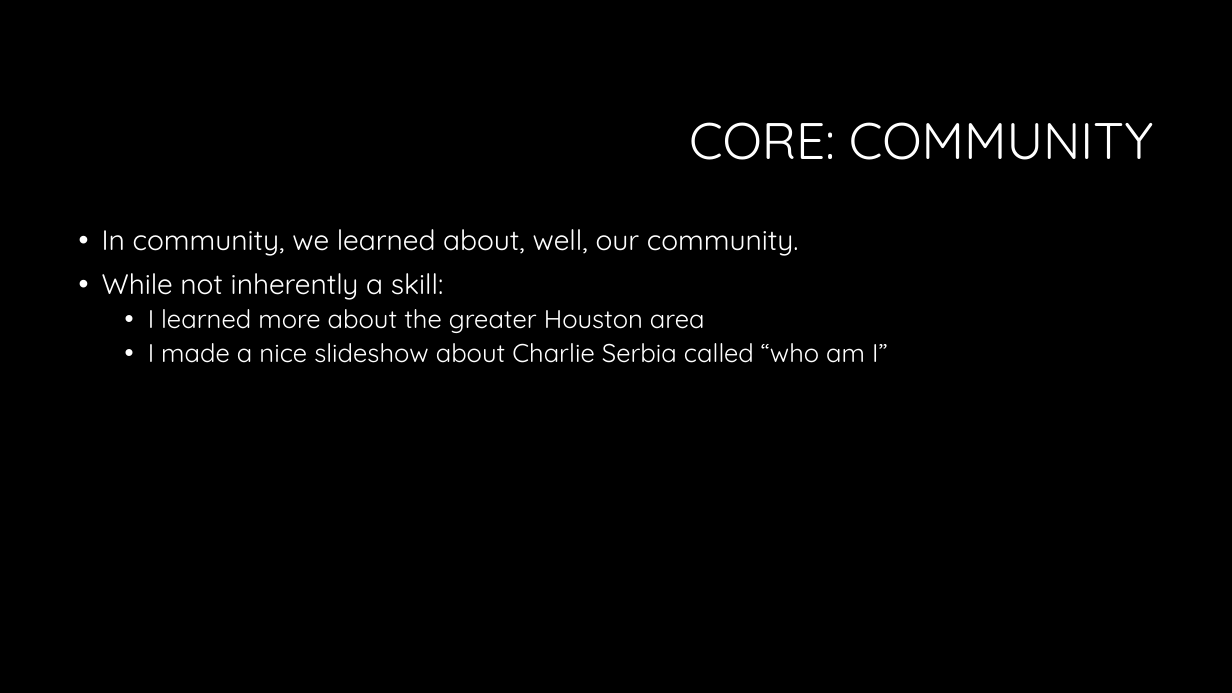
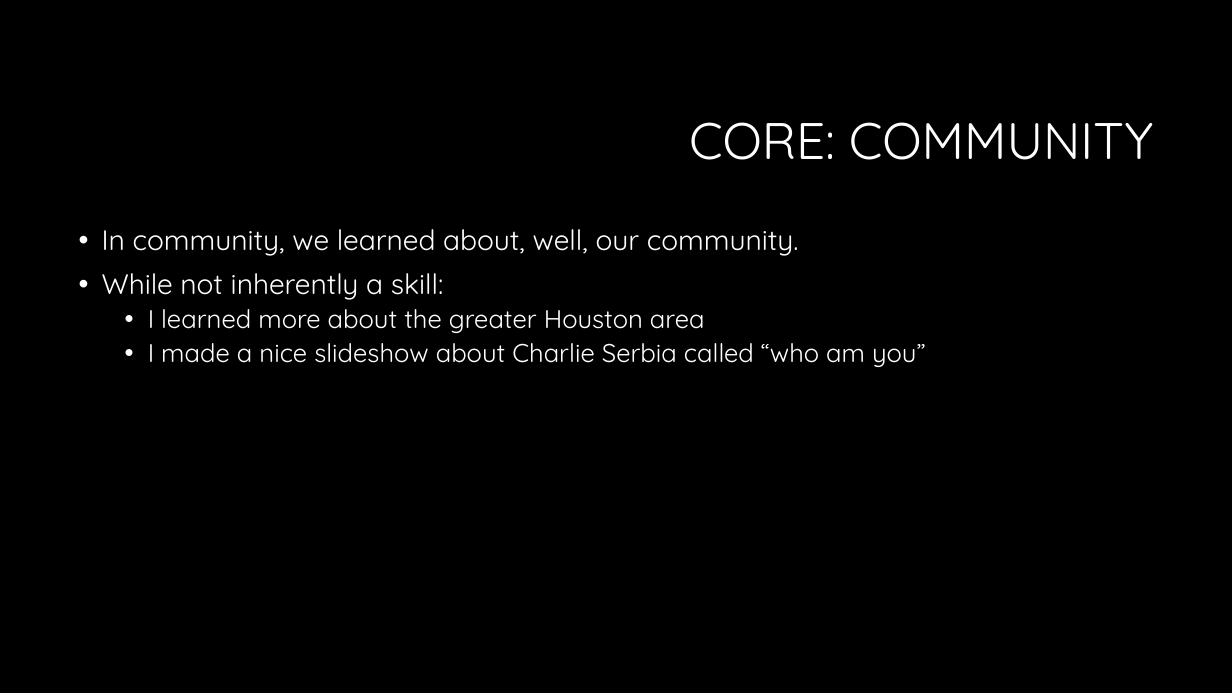
Before and after one commit to CTH-npitx/Presentations, a slide deck: slide 3 of Current Presentation/Spring 2026.pptx. Drawn at 1232x693 pixels with LibreOffice and Linux fonts; fonts in the diff are those of the drawing; background and template pictures are left out. Boxes give left, top, right and bottom in pixels: in the first picture for what was removed or moved away, otherwise in the second. Text is boxed around its words. In the diff, an @@ line names an element or a change of style, - is before the commit and + after.

```diff
--- a/Current Presentation/Spring 2026.pptx
+++ b/Current Presentation/Spring 2026.pptx
@@ text at [148,343,925,367]: text changed @@
-  • I made a nice slideshow about Charlie Serbia called “who am I”
+  • I made a nice slideshow about Charlie Serbia called “who am you”
```
